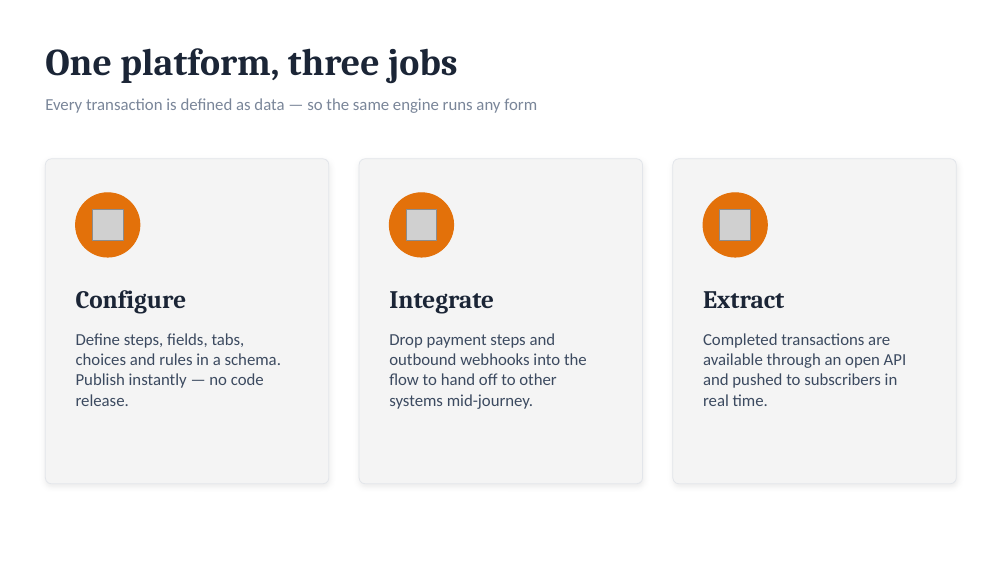
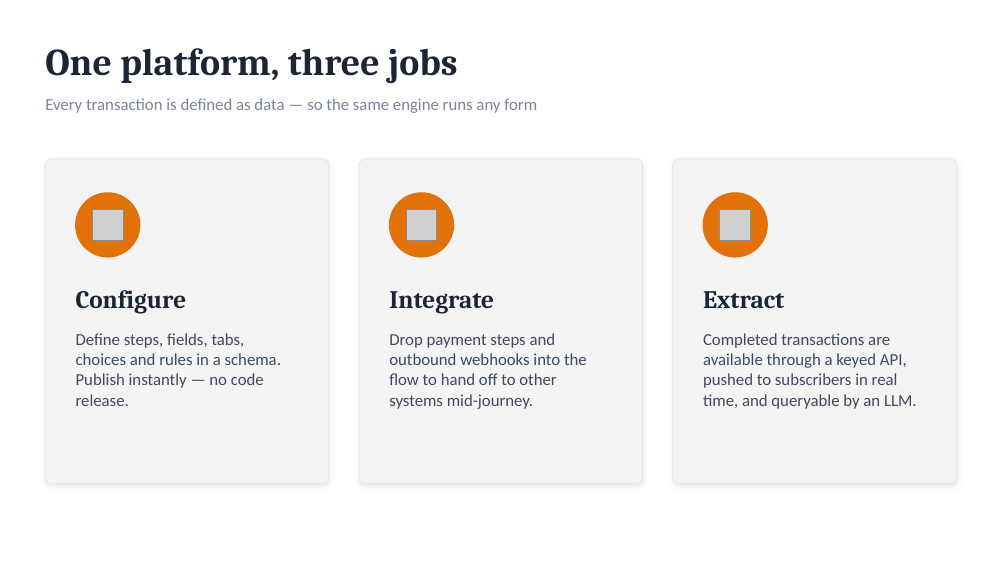
Before and after one commit to ideapod/dd-transactions, a slide deck: slide 2 of dd-transactions-demo.pptx. Drawn at 1008x567 pixels with LibreOffice and Linux fonts; fonts in the diff are those of the drawing; grey boxes stand for pictures. Boxes give left, top, right and bottom in pixels: in the first picture for what was removed or moved away, otherwise in the second. Text is boxed around its words. In the diff, an @@ line names an element or a change of style, - is before the commit and + after.

```diff
--- a/dd-transactions-demo.pptx
+++ b/dd-transactions-demo.pptx
@@ text at box(703, 333, 917, 409): text changed @@
-Completed transactions are available through an open API and pushed to subscribers in real time.
+Completed transactions are available through a keyed API, pushed to subscribers in real time, and queryable by an LLM.
```
Also in this commit, not shown: 5 other slides changed, 5 slides added.
